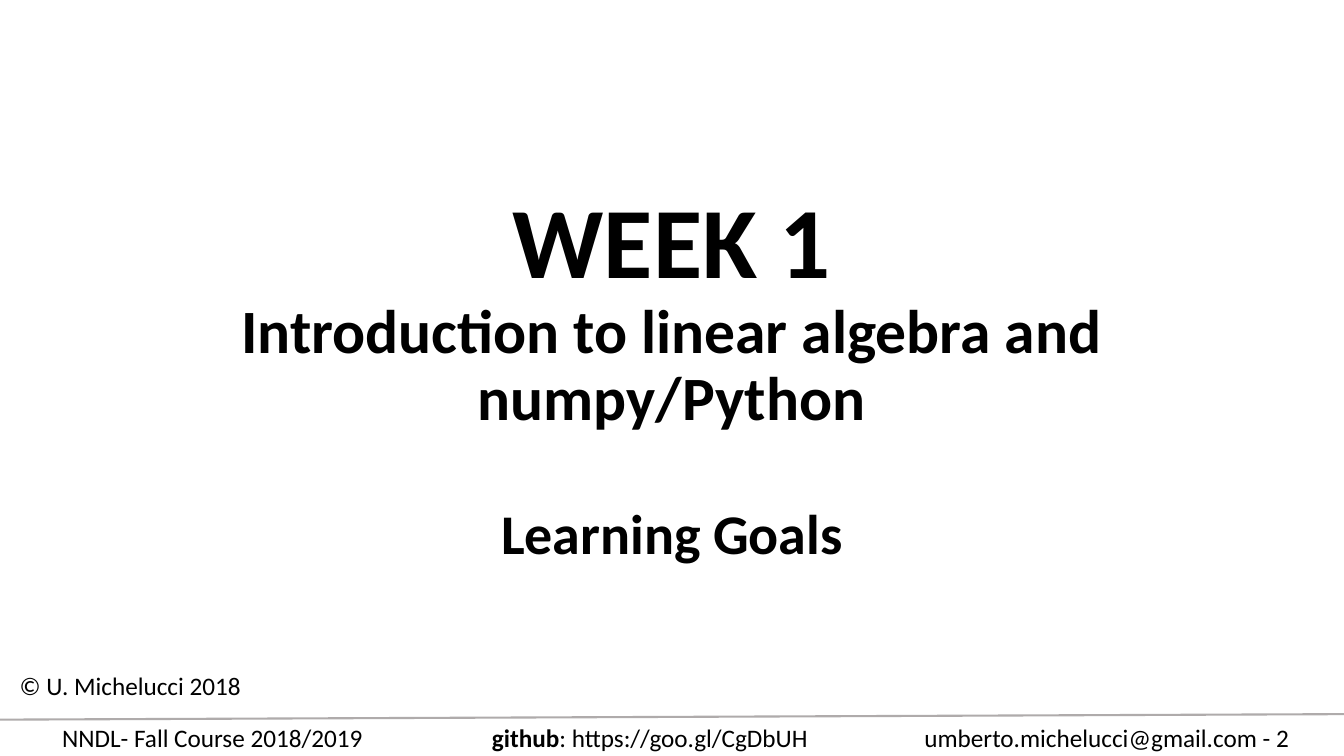
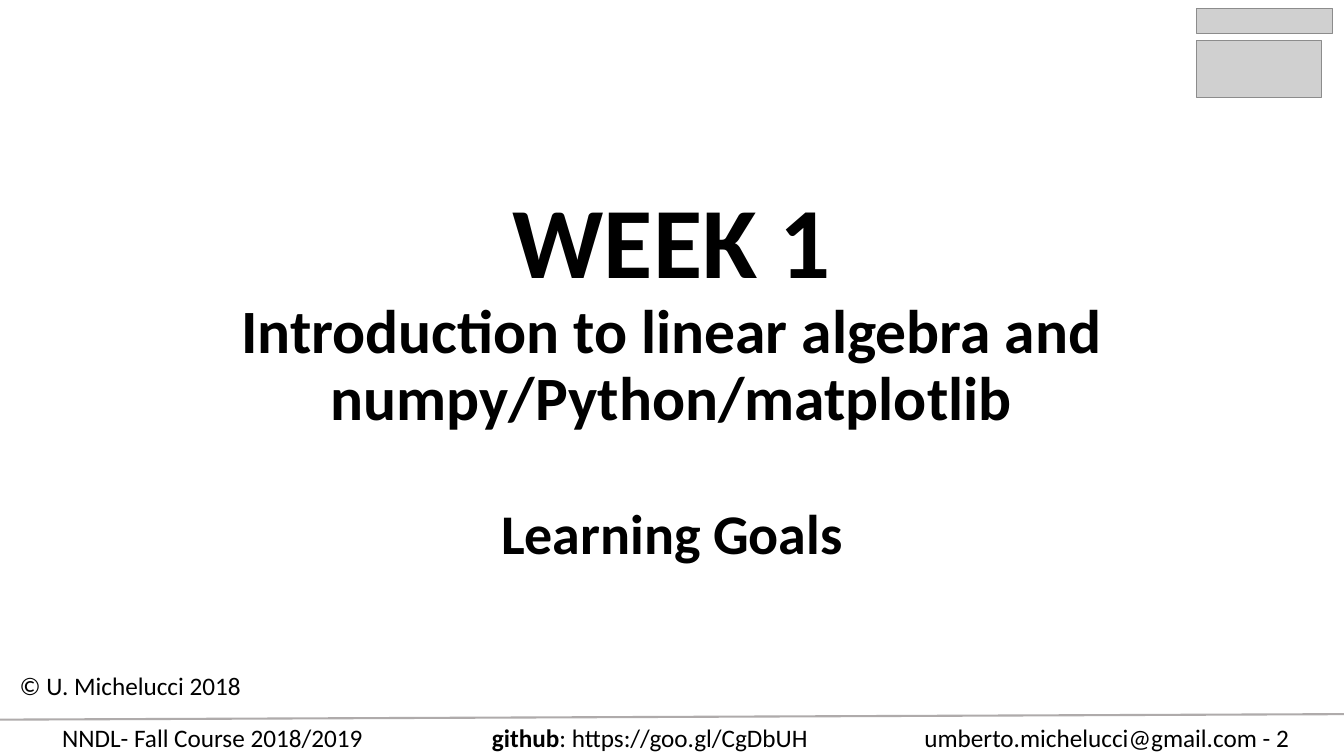
Before and after one commit to toelt-llc/COURSE-zhaw-dlcourse-spring2019, a slide deck: slide 2 of Learning_goals_overview.pptx. Drawn at 1344x756 pixels with LibreOffice and Linux fonts; fonts in the diff are those of the drawing; grey boxes stand for pictures. Boxes give left, top, right and bottom in pixels: in the first picture for what was removed or moved away, otherwise in the second. Text is boxed around its words. In the diff, an @@ line names an element or a change of style, - is before the commit and + after.

```diff
--- a/Learning_goals_overview.pptx
+++ b/Learning_goals_overview.pptx
@@ picture added at (1197,8,1333,33) @@
@@ picture added at (1197,40,1321,97) @@
@@ title at (241,212,1101,430): text changed @@
-WEEK 1
-Introduction to linear algebra and numpy/Python
+WEEK 1
+Introduction to linear algebra and numpy/Python/matplotlib
```
Also in this commit, not shown: 18 other slides changed.
